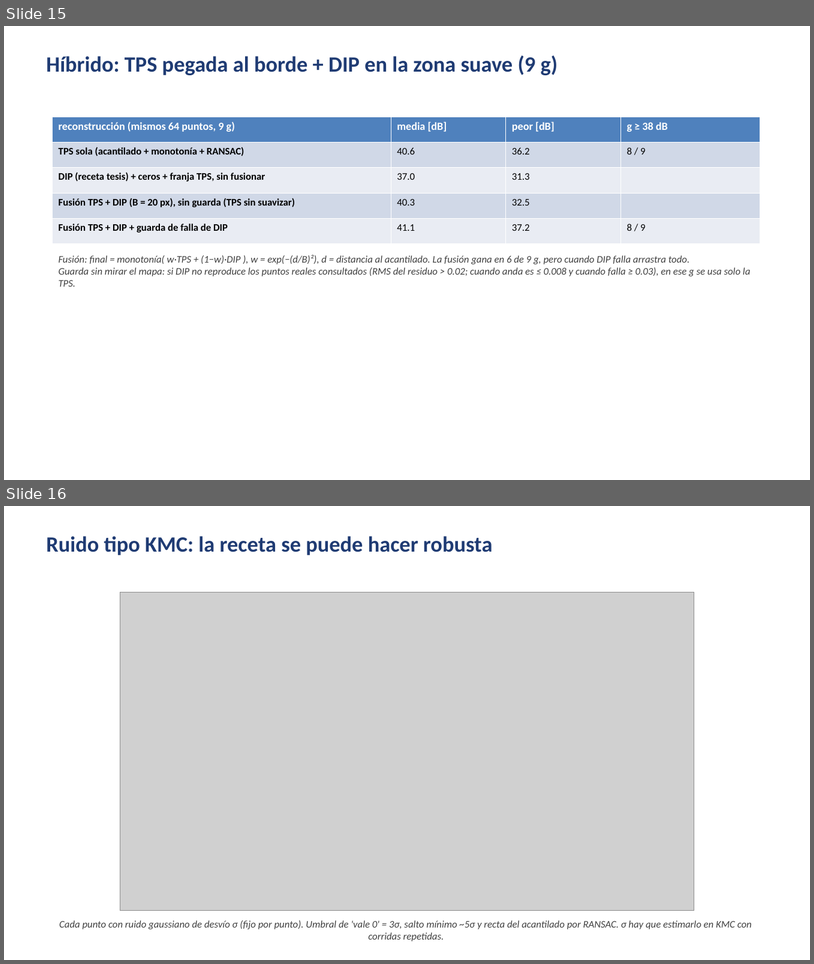
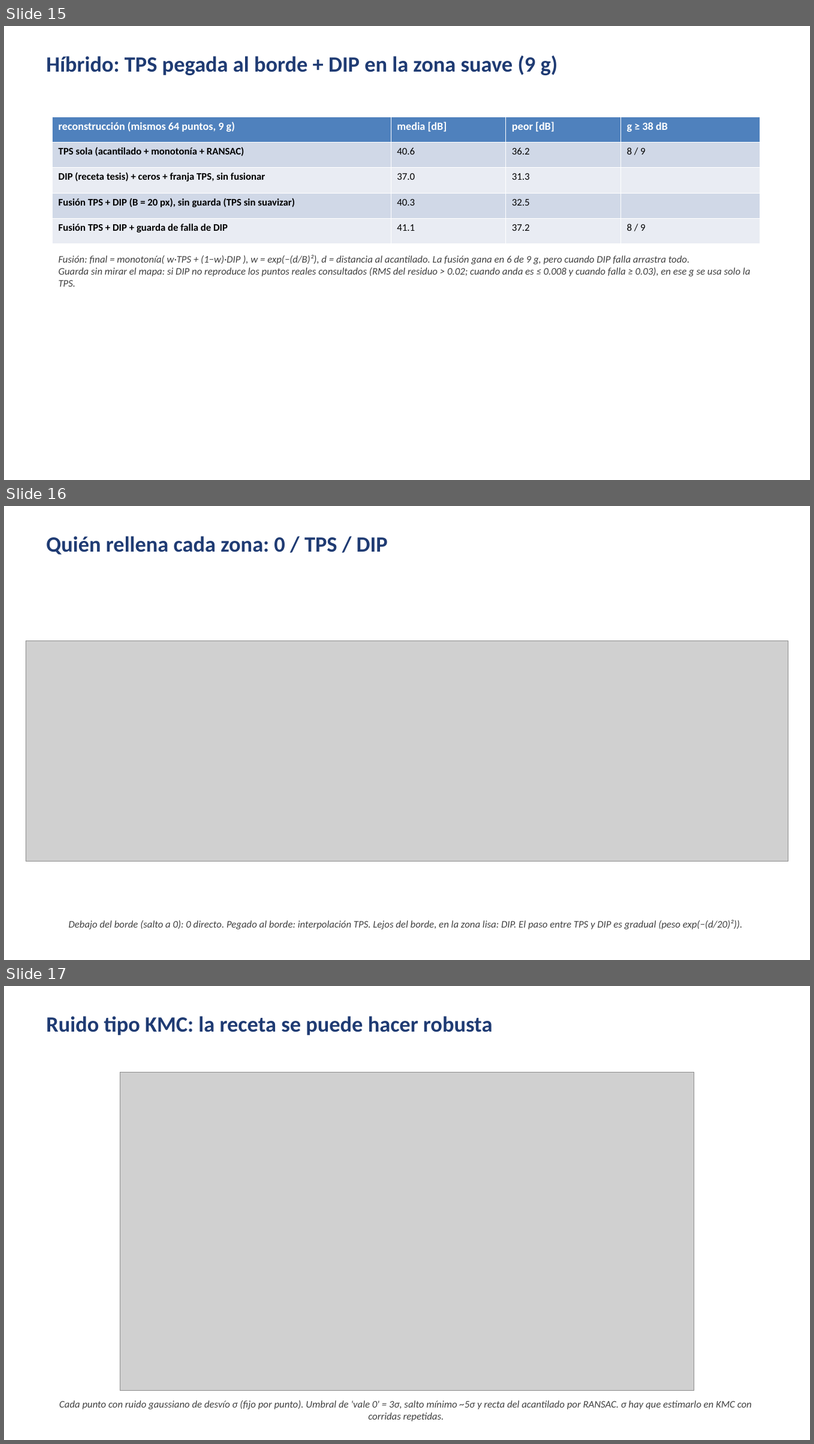
Before and after one commit to santiafonso/Tesis, a slide deck: presentaciones/presentacion4_autoexp/presentacion4_autoexp.pptx. Shown one above the other, each under a label of ours: slides 15 and 16 before the commit, slides 15, 16 and 17 after it. The pictures are 814x964 and 814x1444 pixels, drawn with LibreOffice and Linux fonts; fonts in the diff are those of the drawing; grey boxes stand for pictures. Boxes give left, top, right and bottom in pixels: in the first picture for what was removed or moved away, otherwise in the second. Text is boxed around its words. In the diff, an @@ line names an element or a change of style, - is before the commit and + after.

Commit message:
Presentacion 4: figura de que zona rellena cada metodo (0 / TPS / DIP)

```diff
--- a/presentaciones/presentacion4_autoexp/presentacion4_autoexp.pptx
+++ b/presentaciones/presentacion4_autoexp/presentacion4_autoexp.pptx
@@ slide 16 added at <box>4,506,810,960</box>, background #FFFFFF @@
@@ text added at <box>46,536,388,555</box>, 26 pt, text #1F3B73, bold @@
+Quién rellena cada zona: 0 / TPS / DIP
@@ picture added at <box>26,641,788,861</box> @@
@@ text added at <box>69,919,743,929</box>, 12 pt, text #404040, italic @@
+Debajo del borde (salto a 0): 0 directo. Pegado al borde: interpolación TPS. Lejos del borde, en la zona lisa: DIP. El paso entre TPS y DIP es gradual (peso exp(−(d/20)²)).
@@ what was slide 16 is now slide 17 @@
```
Also in this commit, not shown: 2 other files.
